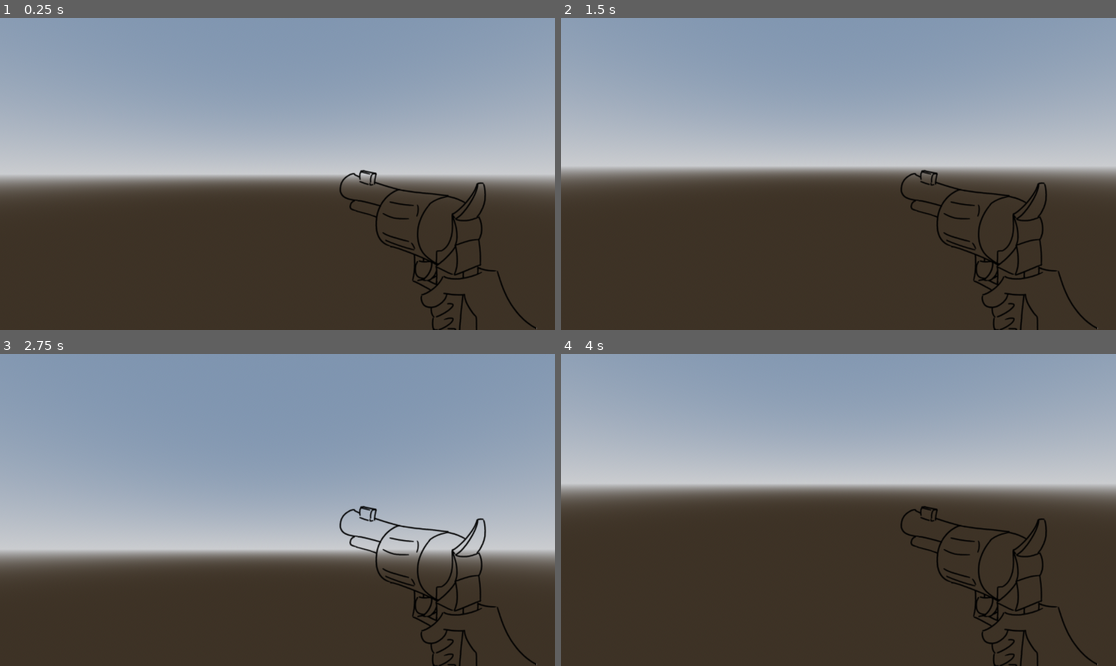
Above: before the commit, frames 1-4 (two rows, left to right).
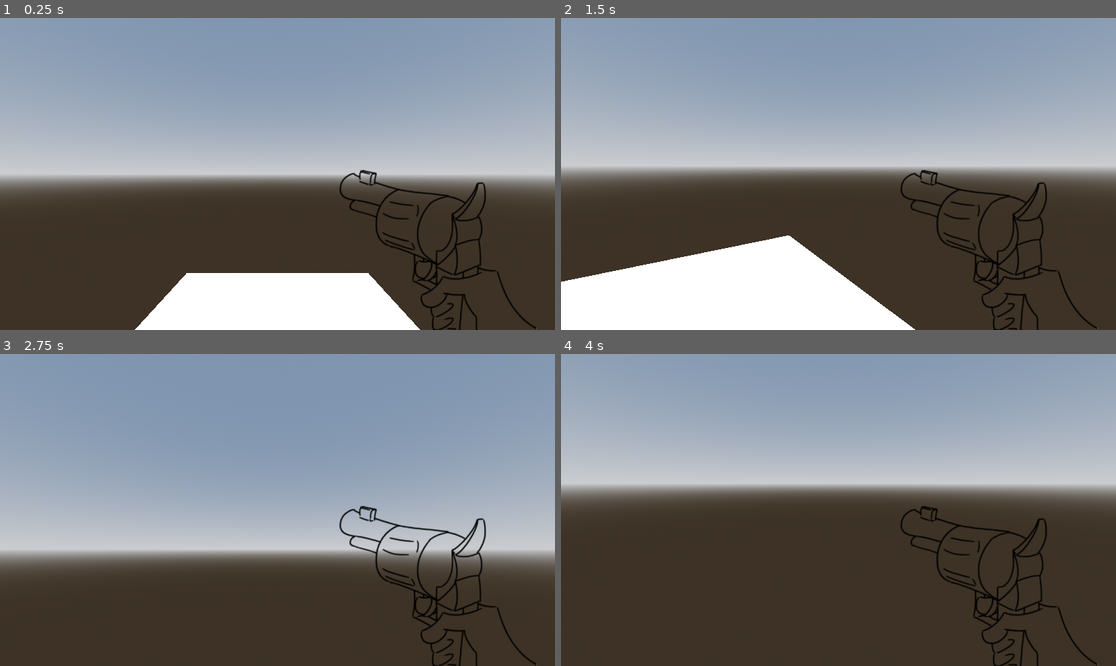
Above: after the commit, the same moments.

Repository: BootaroTC/GameJam---Gumshoe
Game: Godot game, scene res://Scene/TestScene/node_3d.tscn
Same seed, same stepped clock (60 frames per second), same inputs: the game is played once before the commit and once after it.
Inputs (mouse positions are in pixels of both pictures, inside the frame that each line leads up to):
- Up to frame 1 (0.25 s): no input
- Up to frame 2 (1.5 s): move the mouse to (866, 174) at 0.52 s; hold W (forward) from 0.53 s (still down); tap Enter at 1.25 s; move the mouse to (810, 174) at 1.27 s
- Up to frame 3 (2.75 s): keep holding W (forward); move the mouse to (288, 503) at 2.02 s
- Up to frame 4 (4 s): keep holding W (forward); tap Space at 2.75 s; move the mouse to (832, 516) at 2.77 s; tap Enter at 3.5 s; move the mouse to (877, 513) at 3.52 s

The runs differ from the first frame. In frame 1, 7.7% of the frame differs, in the area x 24-76%, y 81-100%; in frame 2, 13%, in the area x 0-64%, y 69-100%; in frame 3, less than 0.1%; in frame 4, less than 0.1%.

Commit message:
Update node_3d.tscn

Diff:
--- a/Scene/TestScene/node_3d.tscn
+++ b/Scene/TestScene/node_3d.tscn
@@ -18,4 +18,4 @@
 transform = Transform3D(3.3251154, 0, 0, 0, 1, 0, 0, 0, 2.9670544, 0, 0, 0)
 
 [node name="Player" parent="." instance=ExtResource("1_pc11m")]
-transform = Transform3D(1, 0, 0, 0, 1, 0, 0, 0, 1, 0, 2, 2.8953202)
+transform = Transform3D(1, 0, 0, 0, 1, 0, 0, 0, 1, 0, 2, 5.6783934)
